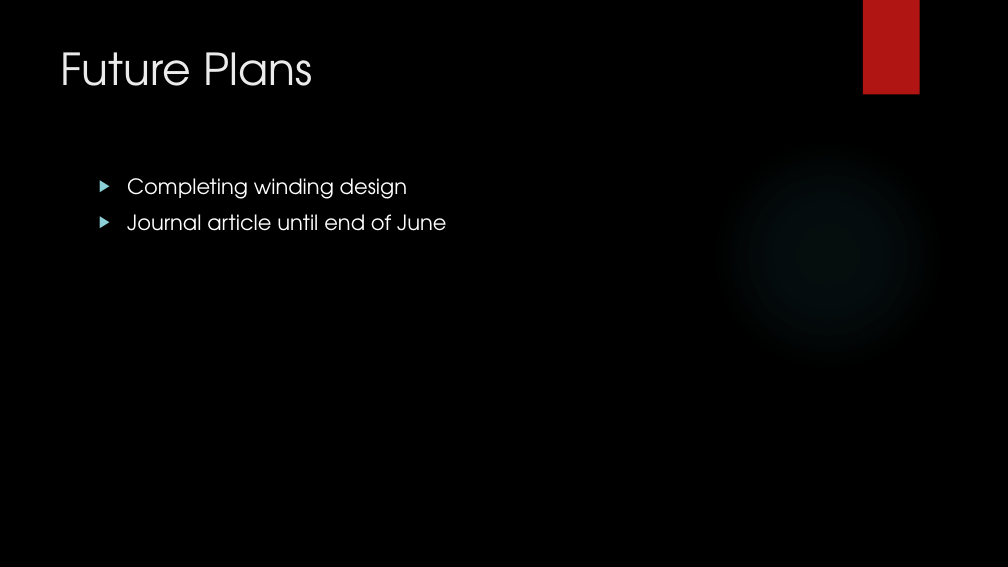
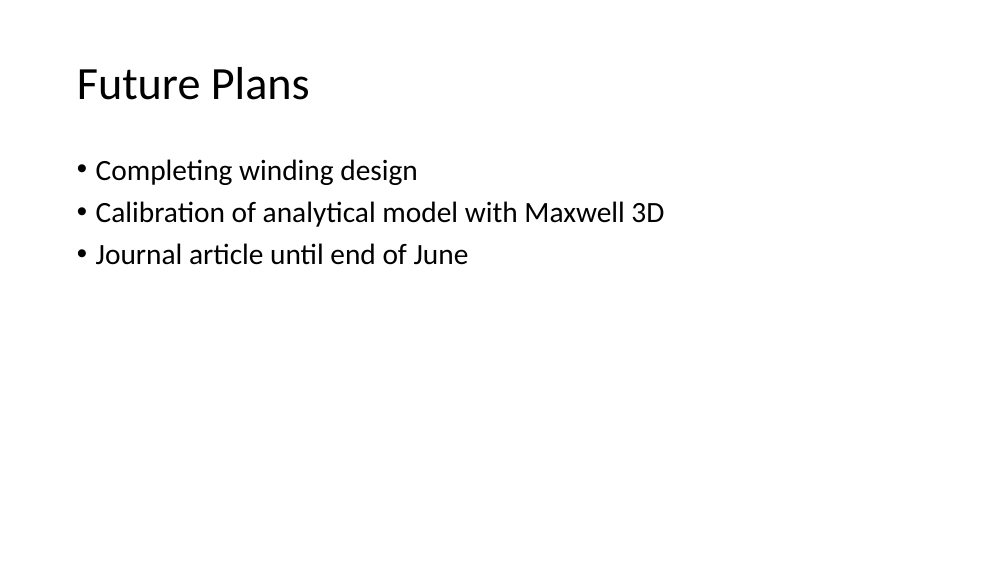
Before and after one commit to sametyakut/Studies, a slide deck: slide 20 of Presentations/Keysani_Sunum_Winding_Design_2023_03_08.pptx (slide 12 before the commit). Drawn at 1008x567 pixels with LibreOffice and Linux fonts; fonts in the diff are those of the drawing; background and template pictures are left out. Boxes give left, top, right and bottom in pixels: in the first picture for what was removed or moved away, otherwise in the second. Text is boxed around its words. In the diff, an @@ line names an element or a change of style, - is before the commit and + after.

```diff
--- a/Presentations/Keysani_Sunum_Winding_Design_2023_03_08.pptx
+++ b/Presentations/Keysani_Sunum_Winding_Design_2023_03_08.pptx
@@ background picture (left out) to #FFFFFF @@
@@ rectangle removed at (x1=863, y1=0, x2=920, y2=95) @@
@@ title "Future Plans" moved from (x1=61, y1=52, x2=312, y2=86) to (x1=77, y1=67, x2=310, y2=100) @@
@@ title "Future Plans" at (x1=77, y1=67, x2=310, y2=100): size 42 to 44 pt, font TeX Gyre Adventor to Calibri, text colour #EBEBEB to #000000; line spacing 1 to 0.9; vertical alignment top to middle @@
@@ ellipse removed at (x1=712, y1=138, x2=944, y2=371) @@
@@ text "Completing winding design" moved from (x1=127, y1=178, x2=446, y2=231) to (x1=96, y1=159, x2=664, y2=265) @@
@@ text at (x1=96, y1=159, x2=469, y2=265): size 20 to 28 pt, font TeX Gyre Adventor to Calibri, text colour #FFFFFF to #000000 in "Completing winding design", "Journal article until end of June"; bullet ▶ to •; line spacing 1 to 0.9 @@
@@ text at (x1=96, y1=201, x2=664, y2=227): paragraph added @@
+• Calibration of analytical model with Maxwell 3D
```
Also in this commit, not shown: 10 other slides changed, 10 slides added, 1 slide removed.
